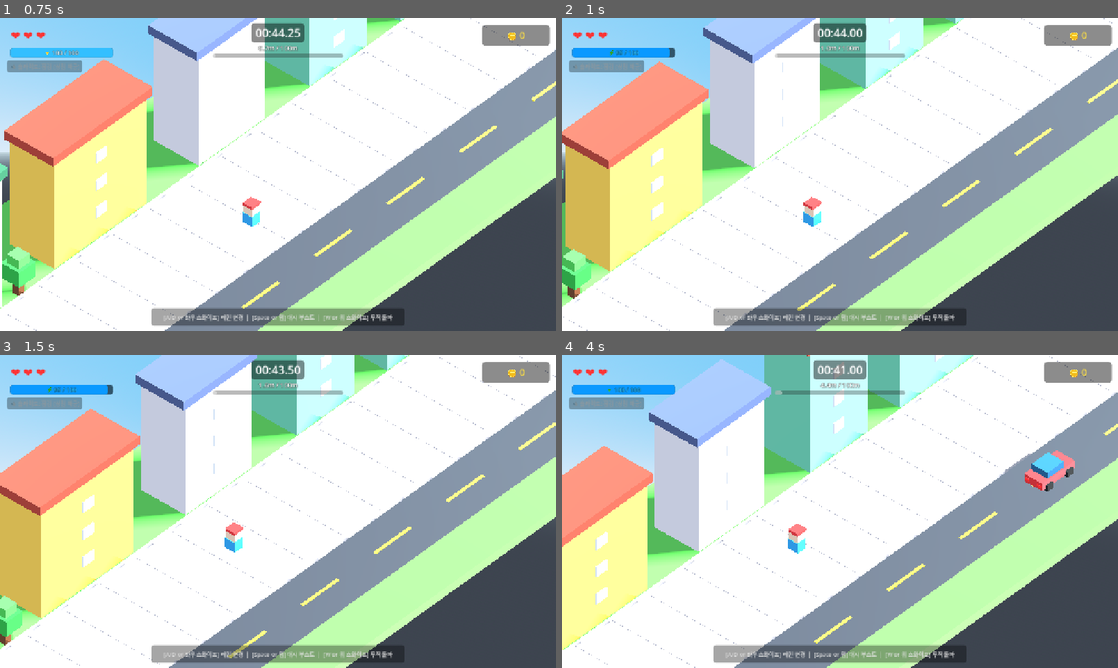
Above: before the commit, frames 1-4 (two rows, left to right).
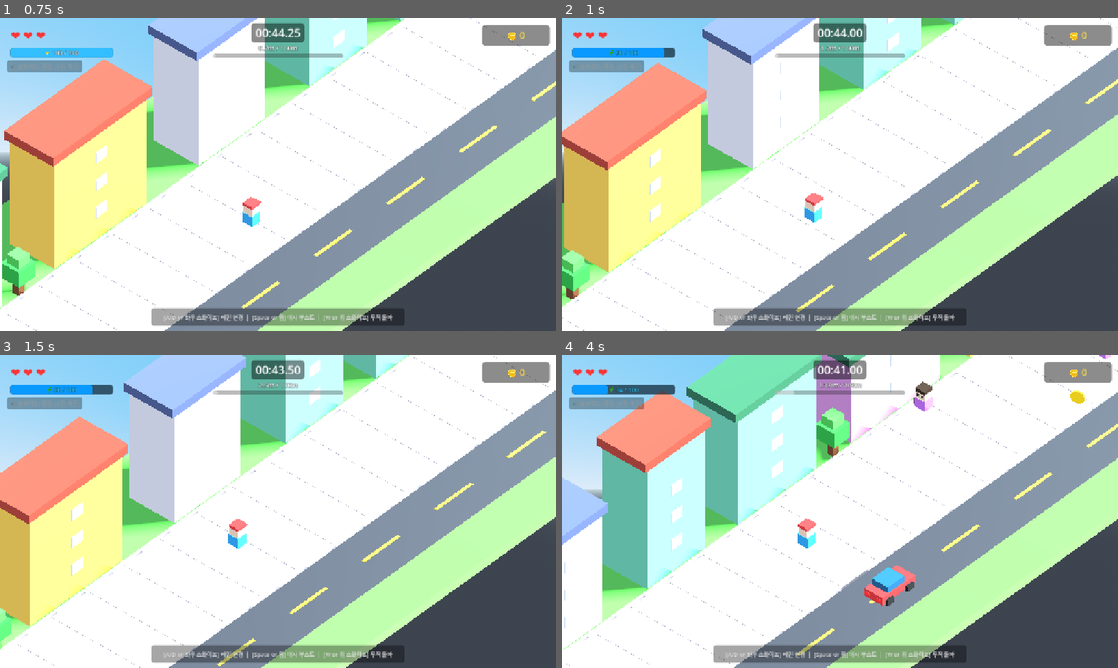
Above: after the commit, the same moments.

Repository: Harryki/walk
Game: Godot game, scene res://scenes/main.tscn
Same seed, same stepped clock (60 frames per second), same inputs: the game is played once before the commit and once after it.
Inputs (mouse positions are in pixels of both pictures, inside the frame that each line leads up to):
- Up to frame 1 (0.75 s): tap Enter at 0.5 s; move the mouse to (400, 158) at 0.52 s; hold Right (move_right) from 0.53 s (still down); hold Up (slide) from 0.53 s (still down)
- Up to frame 2 (1 s): keep holding Right (move_right); keep holding Up (slide); tap Space at 0.77 s; click (962, 158) at 0.8 s
- Up to frame 3 (1.5 s): tap Space at 1.07 s; move the mouse to (166, 527) at 1.27 s; release Right (move_right) at 1.28 s; release Up (slide) at 1.28 s; hold Left (move_left) from 1.28 s (still down); click (166, 527) at 1.35 s
- Up to frame 4 (4 s): tap Space at 1.52, 1.55, 1.82, 2.1, 3.02, 3.32, 3.77, 3.8 s; move the mouse to (895, 442) at 2.02 s; release Left (move_left) at 2.03 s; hold Up (slide) 2.03-2.78 s; hold Right (move_right) 2.03-3.53 s; click (895, 442) at 2.17 s; move the mouse to (812, 574) at 2.77 s; tap Up (slide) at 2.85 s; click (812, 574) at 3.05 s; move the mouse to (1006, 558) at 3.52 s; press the mouse at (1006, 558) at 3.53 s; hold Left (move_left) from 3.53 s (still down)

Frame 1 is identical in both runs. In frame 2, 2.2% of the frame differs, in the area x 0-100%, y 0-100%; in frame 3, 10%; in frame 4, 33%.

Commit message:
fix: resolve Spacebar and screen tap input binding for tap boost and stamina consumption

Diff:
--- a/project.godot
+++ b/project.godot
@@ -38,7 +38,8 @@
 }
 tap_boost={
 "deadzone": 0.5,
-"events": [Object(InputEventKey,"resource_local_to_scene":fa …(122 unchanged characters)… ressed":false,"pressed":false,"keycode":4194325,"physical_keycode":0,"key_label":0,"unicode":32,"location":0,"echo":false,"script":null)
+"events": [Object(InputEventKey,"resource_local_to_scene":fa …(122 unchanged characters)… ressed":false,"pressed":false,"keycode":32,"physical_keycode":0,"key_label":0,"unicode":32,"location":0,"echo":false,"script":null)
+, Object(InputEventKey,"resource_local_to_scene":false,"resource_name":"","device":-1,"window_id":0,"alt_pressed":false,"shift_pressed":false,"control_pressed":false,"meta_pressed":false,"pressed":false,"keycode":0,"physical_keycode":32,"key_label":0,"unicode":32,"location":0,"echo":false,"script":null)
 , Object(InputEventMouseButton,"resource_local_to_scene":false,"resource_name":"","device":-1,"window_id":0,"alt_presse …(246 unchanged characters)…
 ]
 }
--- a/scripts/player.gd
+++ b/scripts/player.gd
@@ -9,10 +9,10 @@
 
 # Speed & Boost parameters
 var base_speed: float = 1.0
-const TAP_BOOST: float = 0.4
+const TAP_BOOST: float = 0.5
 const MAX_SPEED: float = 5.0
-const SPEED_DECAY_DELAY: float = 0.2
-const SPEED_DECAY_RATE: float = 4.0 # m/s^2 decay rate
+const SPEED_DECAY_DELAY: float = 0.25
+const SPEED_DECAY_RATE: float = 2.0 # Smoother, more satisfying decay
 
 var current_speed: float = 1.0
 var time_since_last_tap: float = 0.0
@@ -106,22 +106,25 @@
 	if GameManager.current_state != GameManager.GameState.PLAYING:
 		return
 
-	# 1. Discrete keyboard events (preventing duplicate triggers when mouse emulation is active)
-	if event is InputEventKey and event.is_pressed() and not event.is_echo():
-		if event.is_action_pressed(&"move_left"):
-			change_lane(-1)
-			return
-		elif event.is_action_pressed(&"move_right"):
-			change_lane(1)
-			return
-		elif event.is_action_pressed(&"slide"):
-			try_slide()
-			return
-		elif event.is_action_pressed(&"tap_boost"):
-			try_tap_boost()
-			return
-
-	# 2. Touch / Mouse gestures
+	# 1. Action-based input: Handles Spacebar, Left Mouse Click, A/D, W smoothly
+	if event.is_action_pressed(&"tap_boost"):
+		try_tap_boost()
+		get_viewport().set_input_as_handled()
+		return
+	elif event.is_action_pressed(&"move_left"):
+		change_lane(-1)
+		get_viewport().set_input_as_handled()
+		return
+	elif event.is_action_pressed(&"move_right"):
+		change_lane(1)
+		get_viewport().set_input_as_handled()
+		return
+	elif event.is_action_pressed(&"slide"):
+		try_slide()
+		get_viewport().set_input_as_handled()
+		return
+
+	# 2. Touch screen gestures for mobile swipes
 	if event is InputEventScreenTouch:
 		if event.pressed:
 			touch_start_pos = event.position
@@ -131,13 +134,9 @@
 			if is_touch_active:
 				is_touch_active = false
 				var swipe_vec: Vector2 = event.position - touch_start_pos
-				var duration: float = (Time.get_ticks_msec() / 1000.0) - touch_start_time
-
-				if swipe_vec.length() < SWIPE_THRESHOLD and duration < 0.35:
-					# Tap boost
-					try_tap_boost()
-				else:
-					# Swipe gesture
+
+				# Swipe gestures (Left, Right, Up)
+				if swipe_vec.length() >= SWIPE_THRESHOLD:
 					if absf(swipe_vec.x) > absf(swipe_vec.y):
 						if swipe_vec.x < -SWIPE_THRESHOLD:
 							change_lane(-1)
--- a/tests/test_runner.gd
+++ b/tests/test_runner.gd
@@ -58,7 +58,23 @@
 	player.try_tap_boost()
 	assert(player.current_stamina == initial_stam - 5.0, "Tap boost should consume 5 stamina")
 	assert(player.current_speed > initial_spd, "Tap boost should increase speed")
-	print("  -> Tap boost PASSED!")
+	print("  -> Direct Tap boost PASSED!")
+
+	# Test Spacebar input event
+	var space_event := InputEventKey.new()
+	space_event.physical_keycode = KEY_SPACE
+	space_event.pressed = true
+	player._unhandled_input(space_event)
+	assert(player.current_stamina == initial_stam - 10.0, "Spacebar input must consume 5 stamina")
+	print("  -> Spacebar input event PASSED!")
+
+	# Test Mouse Click (Screen Tap) input event
+	var click_event := InputEventMouseButton.new()
+	click_event.button_index = MOUSE_BUTTON_LEFT
+	click_event.pressed = true
+	player._unhandled_input(click_event)
+	assert(player.current_stamina == initial_stam - 15.0, "Mouse click input must consume 5 stamina")
+	print("  -> Mouse Click (Tap) input event PASSED!")
 
 	# Test slide
 	var stam_before_slide: float = player.current_stamina
